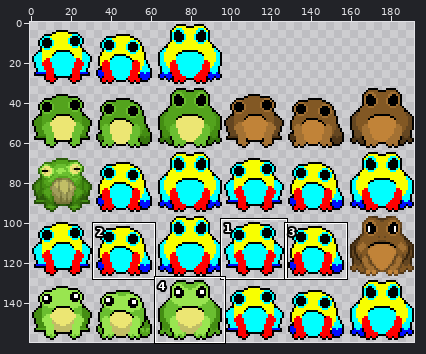
Two versions of one pixel-art file, Assets/Frog/frog_variation.ase. Above: a wide view before the commit, with the close-up outlined.
Close-up. Old version:
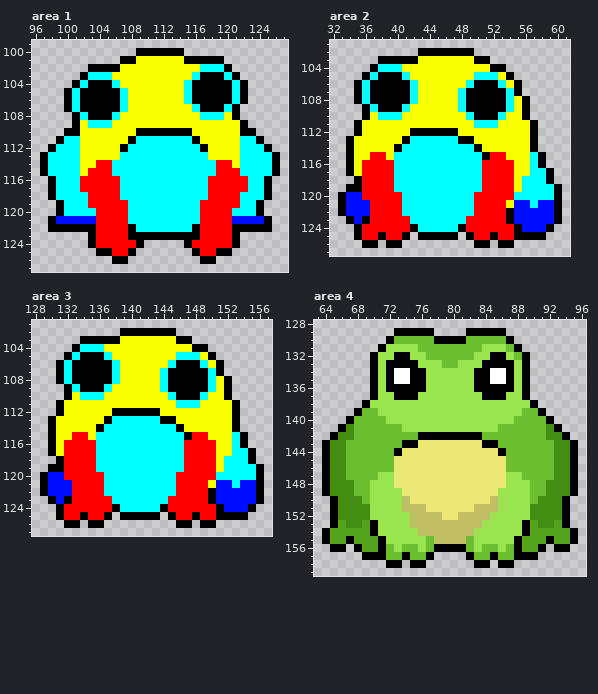
192x160 pixels, 1 frame. Shown: area 1: x 96..127, y 99..127; area 2: x 32..61, y 101..127; area 3: x 128..157, y 101..127; area 4: x 63..96, y 128..159. The commit also changed other parts of the picture, which this record leaves out.
New version:
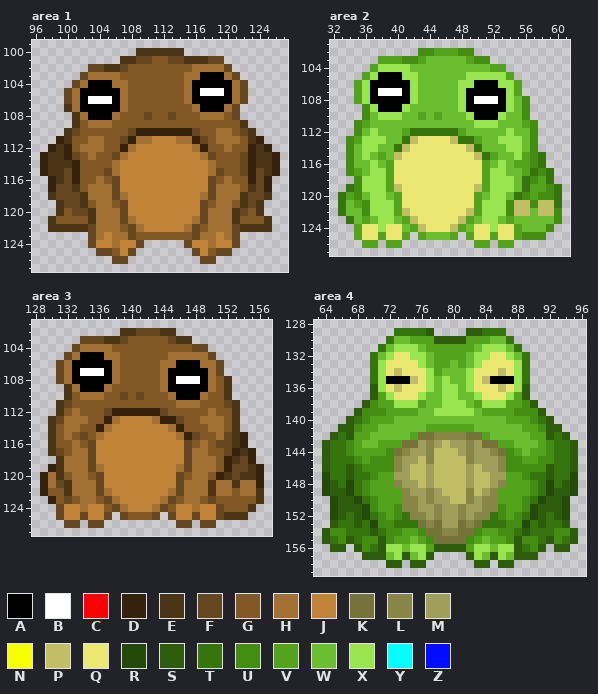
Palette (. is transparent): A #000000  B #ffffff  C #ff0000  D #34220c  E #4c3417  F #644621  G #825824  H #a37133  J #c18338  K #757339  L #888646  M #a09e5b  N #f8ff00  P #c1be66  Q #ece673  R #234a09  S #2c5c0c  T #36750d  U #448d13  V #53a31d  W #6abe30  X #99e550  Y #00ffff  Z #000dff
The exact change:
layer "Layer 1" removed
Changed rows in their new state; - is an unchanged pixel.
Area 1, layer "Bases":
first column x 97:
100 ------------EEEEEE------------
101 ----------EEFFGGFFEEEFF-------
102 ------FFEEFGGGGGGGGHHHHF------
103 -----FHHHHGGGGGGGGHH---HF-----
104 ----FH---HHGGGGGGGH-----HF----
105 ---FH-----HGGGGGGGH-BBB-HF----
106 ---FH-BBB-HGGGGGGGH-----HF----
107 ---EH-----HGGGGGGGGH---HF-----
108 ----EH---HGGGFGGFGGGHHHGF-----
109 ----EGHHHGGGGGGGGGGGGGGGGE----
110 ---EFGGGGGGFDDDDDDDFGGHHGFE---
111 --DEGGHHGGFDHHJJJHHDFGHHHGED--
112 -DEDGHHHGGDHJJJJJJJHDGGHGGDED-
113 DEEDFGHGGFHJJJJJJJJJHFGGGFDEED
114 DEEEDGGGGHJJJJJJJJJJJHGGGFDEED
115 DEEFDGGGFHJJJJJJJJJJJHFGGFDFED
116 -DEFDGGHGFJJJJJJJJJJJFGHGGDFD-
117 -DFFEGHHHFJJJJJJJJJJJFHHHGEFD-
118 -EFFFEHHHFHJJJJJJJJJHFHHHEFFE-
119 --EFFEGHHGFJJJJJJJJJFGHHGEFE--
120 --EGFFEHHHFJJJJJJJJJFHHHEFGE--
121 -EGGGGEHHHFHJJJJJJJHFHHHEGGGE-
122 -EEEEEFHHHGFHJJJJJHFGHHHFEEEE-
123 ------FHJHHFGGGGGGGFHHJHF-----
124 ------FJJHJJF-----FJJHJJF-----
125 -------FFGJF-------FJGFF------
126 ---------FF---------FF--------
Area 2, layer "Bases":
first column x 33:
102 ----------UUVVVUU-----------
103 -----VVVUUVWWWWWVUU---------
104 ----VXXXXWWWWWWWWWWVV-------
105 ---VX---XXWWWWWWXXXXXV------
106 --VX-----XWWWWWXX---XXV-----
107 --VX-BBB-XWWWWWX-----XV-----
108 --VX-----XWWWWWX-BBB-XWU----
109 ---UX---XWWWWWWX-----XWU----
110 ---UWXXXWWVWVWWWX---XWWU----
111 --UVWWWWWWWWWWWWWXXXWWWVU---
112 --UWXWWWVTTTTTTVWWWWWXWWU---
113 -UVXXXWWTPQQQQPTTVWWXXXWU---
114 -UWXXWWTPQQQQQQQPTWWWXXWU---
115 -UWXWVWPQQQQQQQQQPTVWWXVUT--
116 -UWWXWVQQQQQQQQQQQVWXWVVUT--
117 -UVWXXVQQQQQQQQQQQVXXWWVTUT-
118 --UXXXVQQQQQQQQQQQVXXXWTUVT-
119 -TUXXXVPQQQQQQQQQPVXXXWTVVUT
120 TVUWXXWVQQQQQQQQQVWXXWTUVUUT
121 TWVUXXXVQQQQQQQQQVXXXUPPUPPT
122 TWWUXXXVPQQQQQQQPVXXXUPPWPPU
123 -TWVWXXWVPQQQQQPVWXXWVWWWWWU
124 --VQQXQQWVPQQQPVWQQXQQVWWWU-
125 --VQQVQQV-VWWWV-VQQVQQVUUU--
126 ---VV-VV---------VV-VV------
Area 3, layer "Bases":
first column x 129:
102 ----------EEFFFEE-----------
103 -----FFFEEFGGGGGFEE---------
104 ----FHHHHGGGGGGGGGGFF-------
105 ---FH---HHGGGGGGHHHHHF------
106 --FH-----HGGGGGHH---HHF-----
107 --FH-BBB-HGGGGGH-----HF-----
108 --FH-----HGGGGGH-BBB-HGE----
109 ---EH---HGGGGGGH-----HGE----
110 ---EGHHHGGFGFGGGH---HGGE----
111 --EFGGGGGGGGGGGGGHHHGGGFE---
112 --EGHGGGFDDDDDDFGGGGGHGGE---
113 -EFHHHGGDHJJJJHDDFGGHHHGE---
114 -EGHHGGDHJJJJJJJHDGGGHHGE---
115 -EGHGFGHJJJJJJJJJHDFGGHFED--
116 -EGGHGFJJJJJJJJJJJFGHGFFED--
117 -EFGHHFJJJJJJJJJJJFHHGGFDED-
118 --EHHHFJJJJJJJJJJJFHHHGDEFD-
119 -DEHHHFHJJJJJJJJJHFHHHGDFFED
120 DHEGHHGFJJJJJJJJJFGHHGDEFEED
121 DHFEHHHFJJJJJJJJJFHHHEHHEHHD
122 DGGEHHHFHJJJJJJJHFHHHEHHGHHE
123 -DGFGHHGFHJJJJJHFGHHGFGGGGGE
124 --FJJHJJGFHJJJHFGJJHJJFGGGE-
125 --FJJFJJF-FGGGF-FJJFJJFEEE--
126 ---FF-FF---------FF-FF------
Area 4:
first column x 64:
129 ---------TTTTS----SSTTT---------
130 --------T--VVVSSSSVVV--T--------
131 -------TW----VVVVVV-----T-------
132 ------TW-QQ---VVVV---QQ--T------
133 ------T-QQQQ-WVV-VW-QQQQ-T------
134 ------T-QPQQQ-VWWW-QQQPQ-T------
135 ------T--AAPQ-W-WW-QPAA--T------
136 ------S-QPQQQ-W--W-QQQPQ-S------
137 ------SV-QQQ-WW--WW-QQQ-VS------
138 -----SUVV---VWW---WV---VVUS-----
139 ----SUUUVVVVWW-----WVVVVUUUS----
140 ---STUVVVWWWWWWWWWWWWWWVVVUTS---
141 --SSUVV---WWWVVVVVVWWW---VVUSS--
142 -STSVV-----VKKLLLLKKV-----VVSTS-
143 STTUV--VVVKKMLMPMMLMKKVV---VUTTS
144 STTUVVVVUKLMMLPPPMLMMLKUV-VVUTTS
145 STTTUVUUULMMPLPPPPLMMMLUUVVUUTTS
146 STTSTUUUULMPPMPPPPMPMMLUUUUUSTTS
147 RTTSTTUVVMMPPMPPPPMPPMMVVUTTSTTR
148 RSTRTUVVVLMMPMPPPPMPPMLVVVUTRTSR
149 RSSRTUVVVVLMMLMPPPLPMLVVVVUTRSSR
150 -RSSRTUVVVLLMLMMPPLMLLVVVUTRSSR-
151 -RSSSRUVVULLMMLMMLMMLLUVVURSSSR-
152 -RSTSRTUVUTLLMLMMLMLLTUVUTRSTSR-
153 -STTSTRUUTTTKLKMMKLKTTTUURTSTTS-
154 SUUTTTSTUUVVUKKLLKKUVVUUTSTTTUUS
155 STUSTUUSUVVWVUKKKKUVWVVUSUUTSUTS
156 -SS-SUTSX--X-VSSSSV-X--XSTUS-SS-
157 -----SSS-XS-XS----SX-SX-SSS-----
158 --------SS-SS------SS-SS--------
Changed places in both close-ups, as pixel boxes (x1, y1, x2, y2):
changed: (40, 48, 280, 264)
changed: (338, 48, 562, 248)
changed: (40, 328, 264, 528)
changed: (322, 328, 578, 568)
